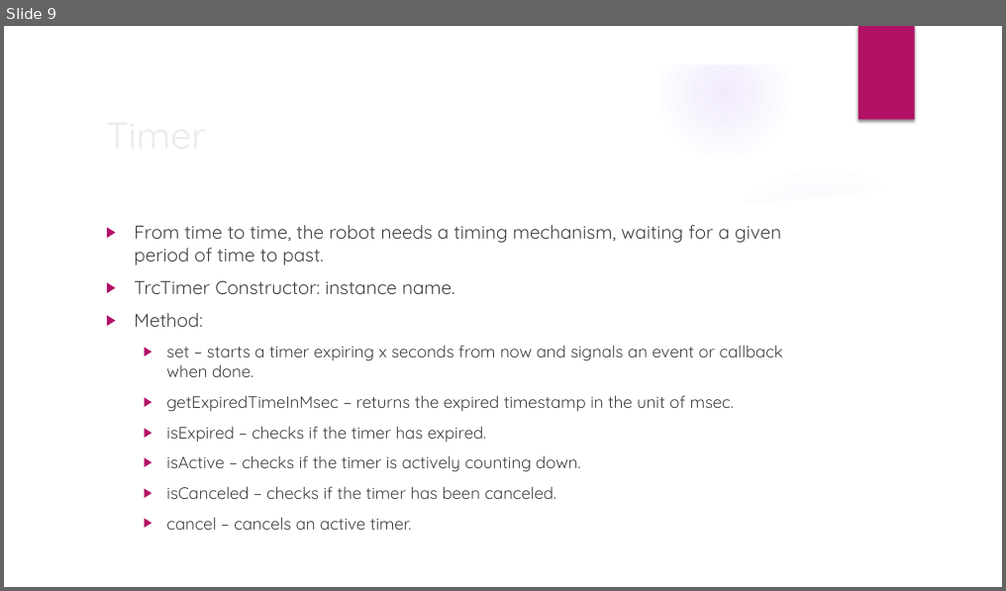
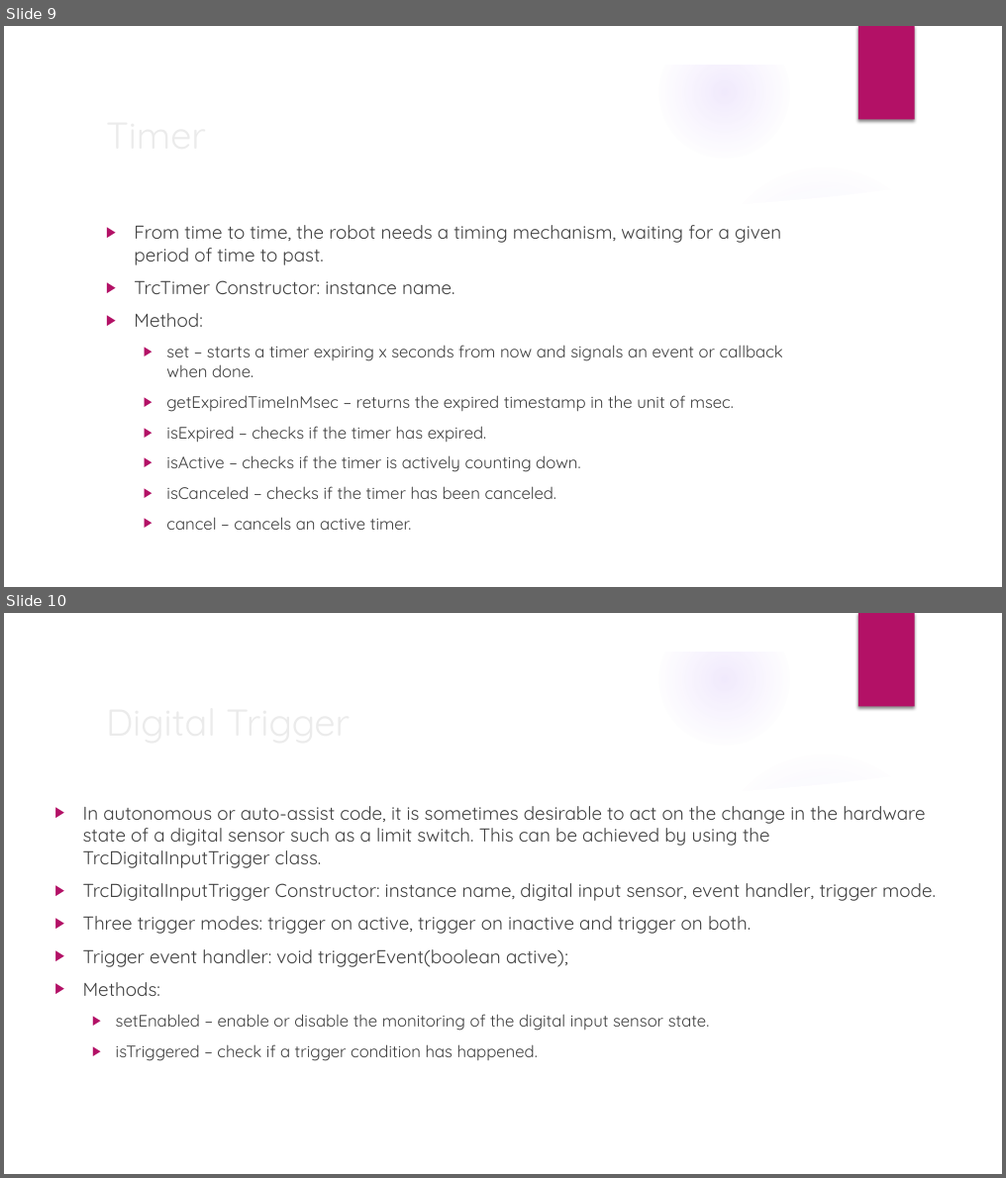
Before and after one commit to trc492/FrcProgrammingClass, a slide deck: Lesson7/AdvancedRoboticsLesson7.pptx. Shown one above the other, each under a label of ours: slide 9 before the commit, slides 9 and 10 after it. The pictures are 1006x591 and 1006x1178 pixels, drawn with LibreOffice and Linux fonts; fonts in the diff are those of the drawing; background and template pictures are left out. Boxes give left, top, right and bottom in pixels: in the first picture for what was removed or moved away, otherwise in the second. Text is boxed around its words. In the diff, an @@ line names an element or a change of style, - is before the commit and + after.

```diff
--- a/Lesson7/AdvancedRoboticsLesson7.pptx
+++ b/Lesson7/AdvancedRoboticsLesson7.pptx
@@ slide 10 added at box(4, 613, 1002, 1174), background picture (left out); not listed: 9 template elements that a slide beside it also shows @@
@@ title added at box(98, 692, 816, 750), 36 pt, text #EBEBEB @@
+Digital Trigger
@@ text added at box(83, 806, 936, 1061), 18 pt, text #404040 @@
+▶ In autonomous or auto-assist code, it is sometimes desirable to act on the change in the hardware state of a digital sensor such as a limit switch. This can be achieved by using the TrcDigitalInputTrigger class.
+▶ TrcDigitalInputTrigger Constructor: instance name, digital input sensor, event handler, trigger mode.
+▶ Three trigger modes: trigger on active, trigger on inactive and trigger on both.
+▶ Trigger event handler: void triggerEvent(boolean active);
+▶ Methods:
+  ▶ setEnabled – enable or disable the monitoring of the digital input sensor state.
+  ▶ isTriggered – check if a trigger condition has happened.
```
Also in this commit, not shown: 2 slides changed, 1 other slide added, 1 other file.
